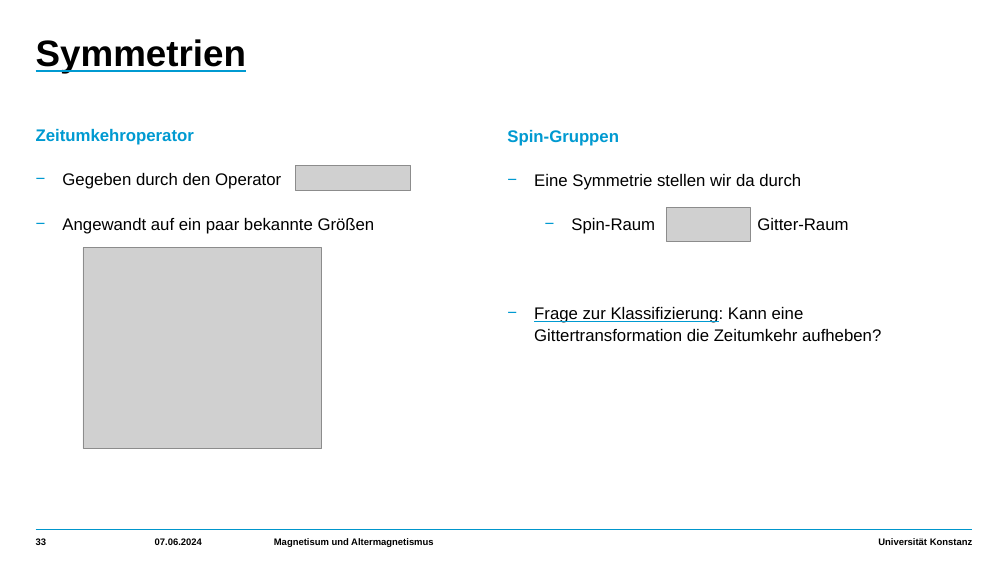
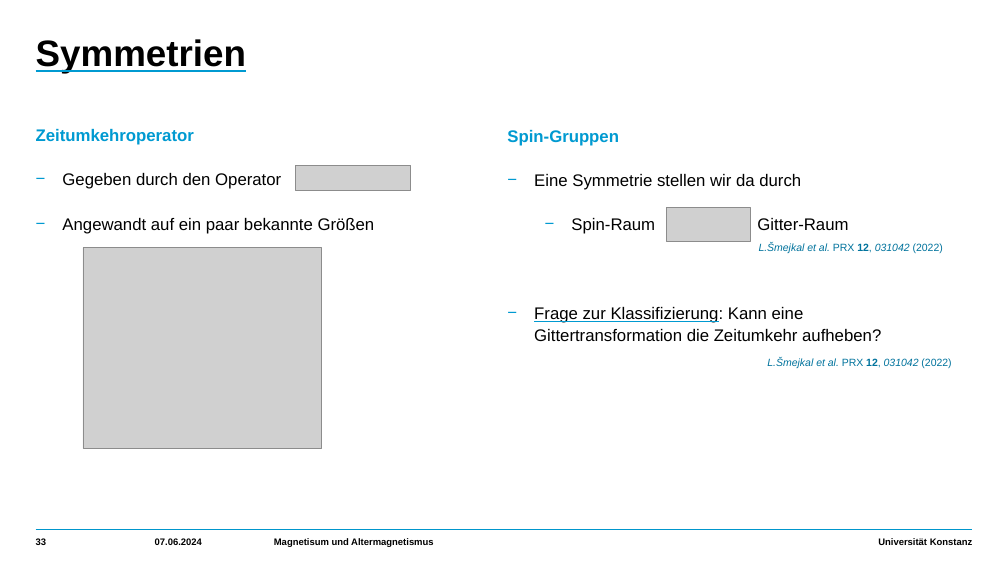
Before and after one commit to HolykingJulex/EstimateSeminar, a slide deck: slide 33 of Vortrag.pptx. Drawn at 1008x567 pixels with LibreOffice and Linux fonts; fonts in the diff are those of the drawing; grey boxes stand for pictures. Boxes give left, top, right and bottom in pixels: in the first picture for what was removed or moved away, otherwise in the second. Text is boxed around its words. In the diff, an @@ line names an element or a change of style, - is before the commit and + after.

```diff
--- a/Vortrag.pptx
+++ b/Vortrag.pptx
@@ text added at (759, 243, 943, 253), 10 pt, text #00739D, italic @@
+L.Šmejkal et al. PRX 12, 031042 (2022)
@@ text added at (767, 358, 951, 368), 10 pt, text #00739D, italic @@
+L.Šmejkal et al. PRX 12, 031042 (2022)
```
Also in this commit, not shown: 16 other slides changed, 2 slides added, 10 slides removed, 7 other files.
